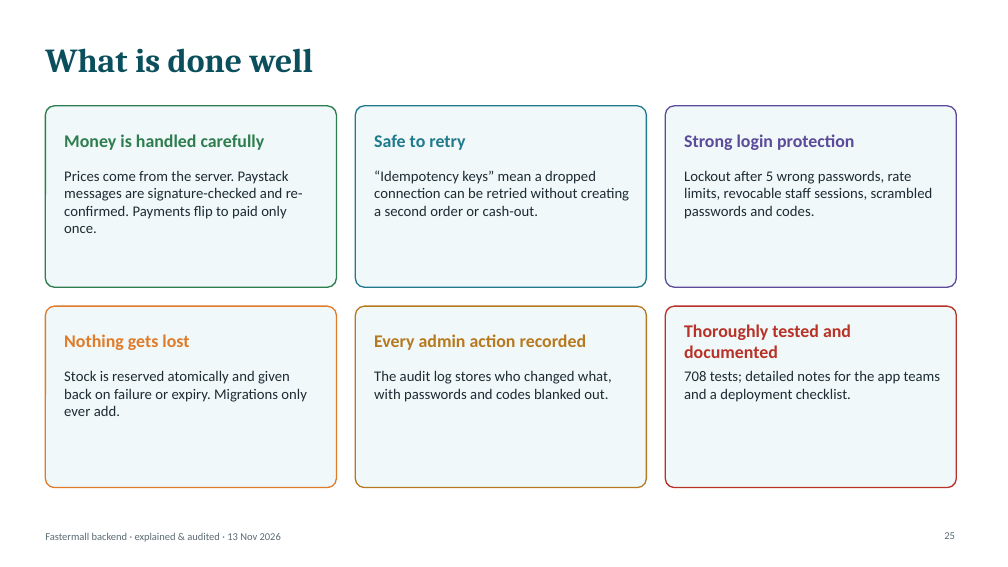
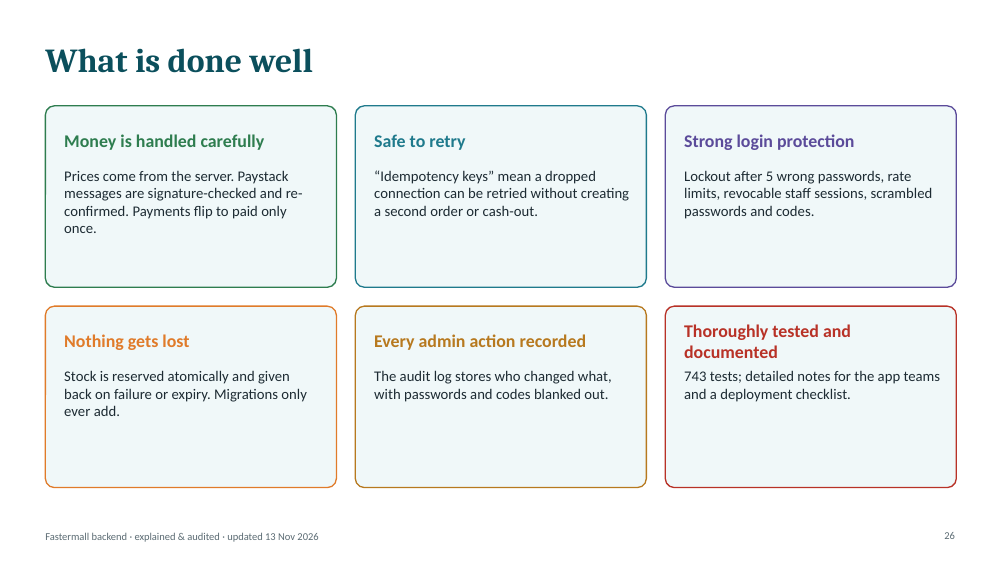
Before and after one commit to chris008123/Fastermall-Backend-, a slide deck: slide 26 of presentation/Fastermall_Backend_Explained.pptx (slide 25 before the commit). Drawn at 1008x567 pixels with LibreOffice and Linux fonts; fonts in the diff are those of the drawing. Boxes give left, top, right and bottom in pixels: in the first picture for what was removed or moved away, otherwise in the second. Text is boxed around its words. In the diff, an @@ line names an element or a change of style, - is before the commit and + after.

```diff
--- a/presentation/Fastermall_Backend_Explained.pptx
+++ b/presentation/Fastermall_Backend_Explained.pptx
@@ text at (x1=684, y1=370, x2=941, y2=402): text changed @@
-708 tests; detailed notes for the app teams and a deployment checklist.
+743 tests; detailed notes for the app teams and a deployment checklist.
@@ text at (x1=45, y1=532, x2=318, y2=542): text changed @@
-Fastermall backend · explained & audited · 13 Nov 2026
+Fastermall backend · explained & audited · updated 13 Nov 2026
@@ page number at (x1=944, y1=532, x2=955, y2=539): text changed @@
-25
+26
```
Also in this commit, not shown: 24 other slides changed, 3 slides added, 2 slides removed, 18 other files.
